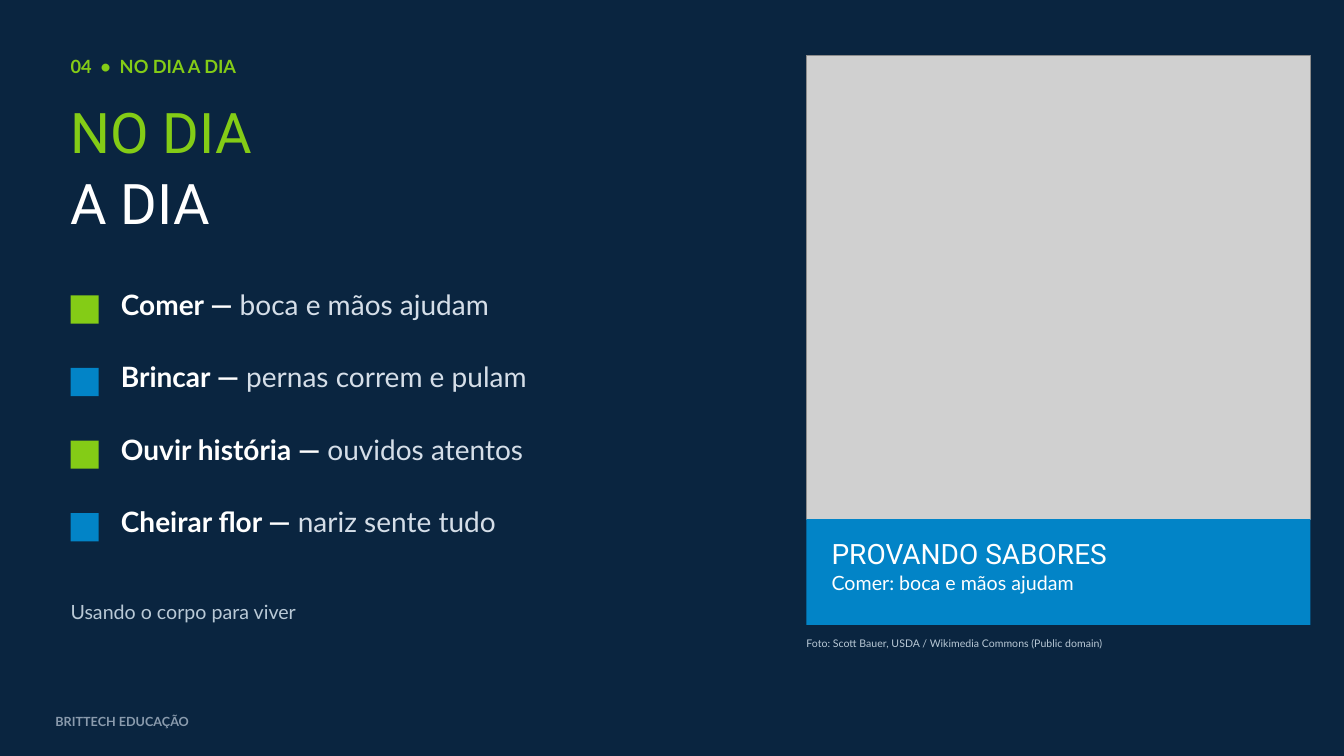
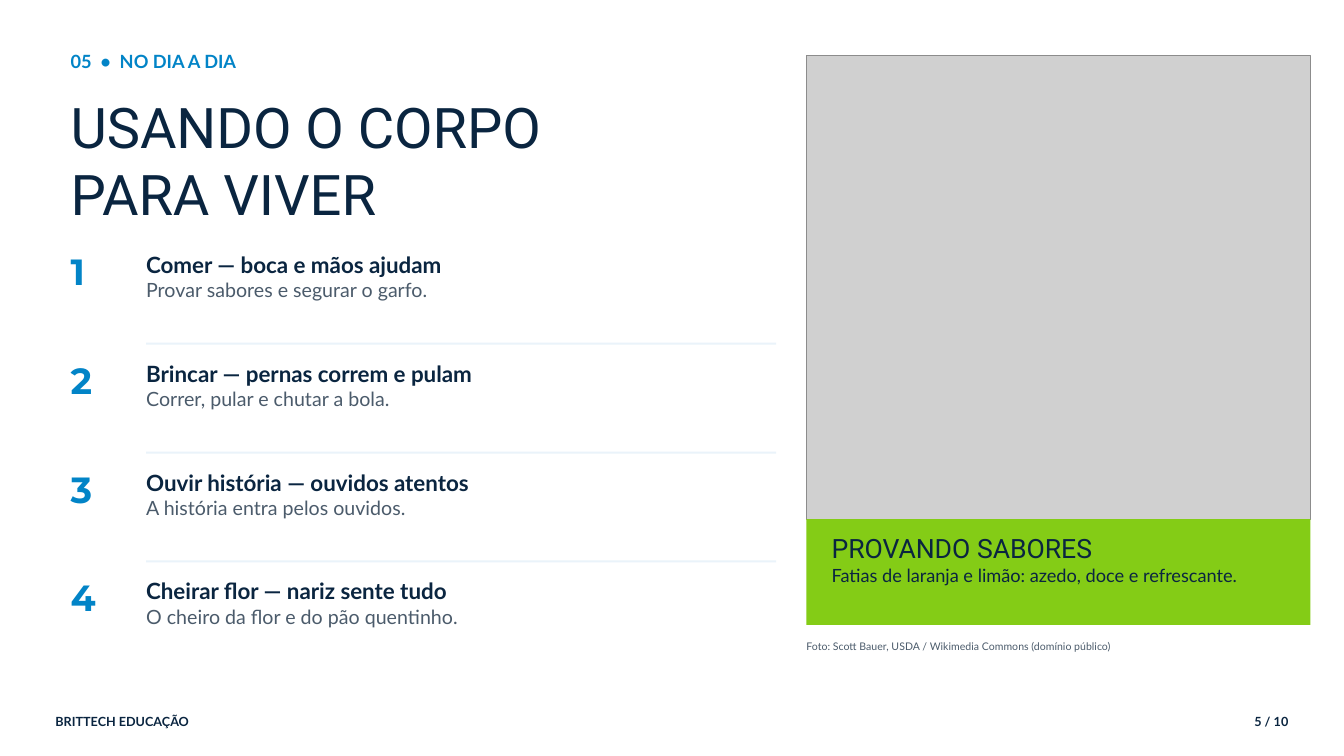
Before and after one commit to thiagollipe-web/brittech-educacao-aulas, a slide deck: slide 5 of fundamental-1/ciencias-1ano-sentidos-corpo.pptx (slide 4 before the commit). Drawn at 1344x756 pixels with LibreOffice and Linux fonts; fonts in the diff are those of the drawing; grey boxes stand for pictures. Boxes give left, top, right and bottom in pixels: in the first picture for what was removed or moved away, otherwise in the second. Text is boxed around its words. In the diff, an @@ line names an element or a change of style, - is before the commit and + after.

```diff
--- a/fundamental-1/ciencias-1ano-sentidos-corpo.pptx
+++ b/fundamental-1/ciencias-1ano-sentidos-corpo.pptx
@@ rectangle removed at [0,0,1344,756] @@
@@ text at [71,54,236,68]: text changed; text colour #84CC16 to #0284C7 @@
-04 • NO DIA A DIA
+05 • NO DIA A DIA
@@ text at [71,107,541,215]: text changed; size 14 to 40 pt; font Lato to Roboto; text colour #B9C9D6 to #0A2540 @@
-Usando o corpo para viver
+USANDO O CORPO
+PARA VIVER
@@ text removed at [71,112,252,224] @@
-NO DIA
-A DIA
@@ text added at [71,259,85,285], 26 pt, text #0284C7, bold @@
+1
@@ text at [146,256,441,277]: size 20 to 16 pt in "Comer — boca e mãos ajudam"; text colour #FFFFFF to #0A2540 in "Comer —"; text colour #D5DEE8 to #0A2540, bold on in "boca e mãos ajudam"; less space between paragraphs @@
@@ text "Comer — boca e mãos ...": place and size @@
-text "Comer — boca e mãos ..." at [121,294,489,320]
+text "Comer — boca e mãos ..." at [146,256,441,301]
@@ rectangle removed at [71,295,99,324] @@
@@ text at [146,282,427,301]: paragraph added @@
+Provar sabores e segurar o garfo.
@@ rectangle added at [146,343,776,345], fill #EAF3FA @@
@@ rectangle removed at [71,368,99,396] @@
@@ text added at [71,368,92,394], 26 pt, text #0284C7, bold @@
+2
@@ text at [146,365,472,386]: size 20 to 16 pt in "Brincar — pernas correm e pulam"; text colour #FFFFFF to #0A2540 in "Brincar —"; text colour #D5DEE8 to #0A2540, bold on in "pernas correm e pulam"; less space between paragraphs @@
@@ text "Brincar — pernas correm e ...": place and size @@
-text "Brincar — pernas correm e ..." at [121,366,527,392]
+text "Brincar — pernas correm e ..." at [146,365,472,410]
@@ text at [146,391,389,410]: paragraph added @@
+Correr, pular e chutar a bola.
@@ rectangle removed at [71,441,99,469] @@
@@ text added at [71,477,93,504], 26 pt, text #0284C7, bold @@
+3
@@ text at [146,474,469,491]: size 20 to 16 pt in "Ouvir história — ouvidos atentos"; text colour #FFFFFF to #0A2540 in "Ouvir história —"; text colour #D5DEE8 to #0A2540, bold on in "ouvidos atentos"; less space between paragraphs @@
@@ text "Ouvir história — ouvidos atentos": place and size @@
-text "Ouvir história — ouvidos atentos" at [121,439,523,461]
+text "Ouvir história — ouvidos atentos" at [146,474,469,519]
@@ rectangle added at [146,452,776,454], fill #EAF3FA @@
@@ text at [146,500,405,519]: paragraph added @@
+A história entra pelos ouvidos.
@@ rectangle removed at [71,513,99,541] @@
@@ rectangle at [807,519,1311,625]: fill #0284C7 to #84CC16 @@
@@ text at [832,539,1092,559]: size 20 to 19 pt, text colour #FFFFFF to #0A2540 in "PROVANDO SABORES"; less space between paragraphs @@
@@ rectangle added at [146,561,776,563], fill #EAF3FA @@
@@ text at [832,568,1237,586]: text changed; size 14 to 13 pt; text colour #FFFFFF to #0A2540 @@
-Comer: boca e mãos ajudam
+Fatias de laranja e limão: azedo, doce e refrescante.
@@ text added at [71,585,96,611], 26 pt, text #0284C7, bold @@
+4
@@ text at [146,582,446,599]: size 20 to 16 pt in "Cheirar flor — nariz sente tudo"; text colour #FFFFFF to #0A2540 in "Cheirar flor —"; text colour #D5DEE8 to #0A2540, bold on in "nariz sente tudo"; less space between paragraphs @@
@@ text "Cheirar flor — nariz sente ...": place and size @@
-text "Cheirar flor — nariz sente ..." at [121,511,496,533]
+text "Cheirar flor — nariz sente ..." at [146,582,458,628]
@@ text at [146,609,458,628]: paragraph added @@
+O cheiro da flor e do pão quentinho.
@@ text at [806,642,1110,652]: text changed; text colour #B9C9D6 to #4B5B6B @@
-Foto: Scott Bauer, USDA / Wikimedia Commons (Public domain)
+Foto: Scott Bauer, USDA / Wikimedia Commons (domínio público)
@@ text "BRITTECH EDUCAÇÃO" at [55,715,189,729]: text colour #8A9BAD to #0A2540; less space between paragraphs @@
@@ text added at [1254,716,1289,726], 9 pt, text #0A2540, bold @@
+5 / 10
```
Also in this commit, not shown: 2 other slides changed, 7 slides added, 5 slides removed, 4 other files.
